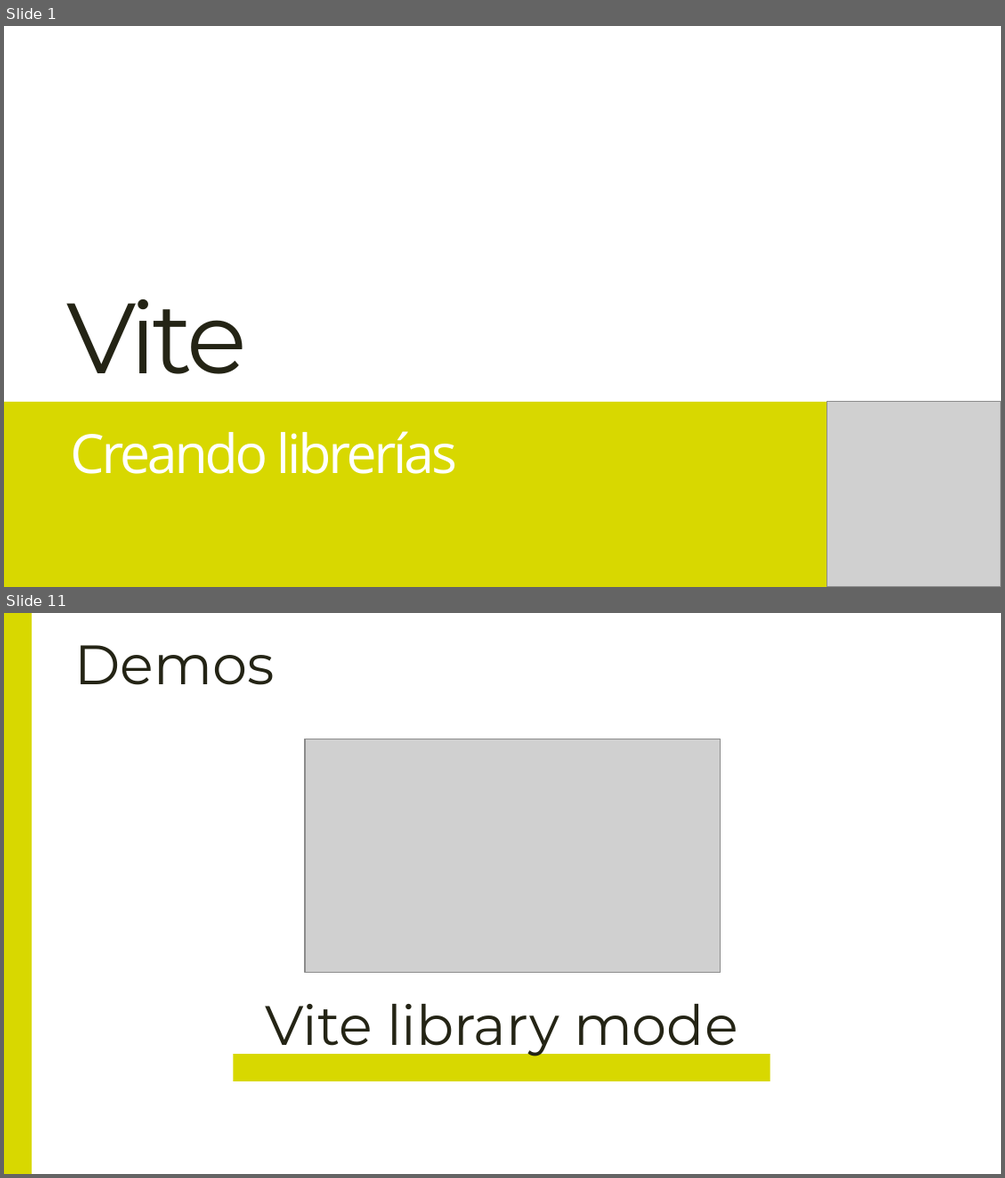
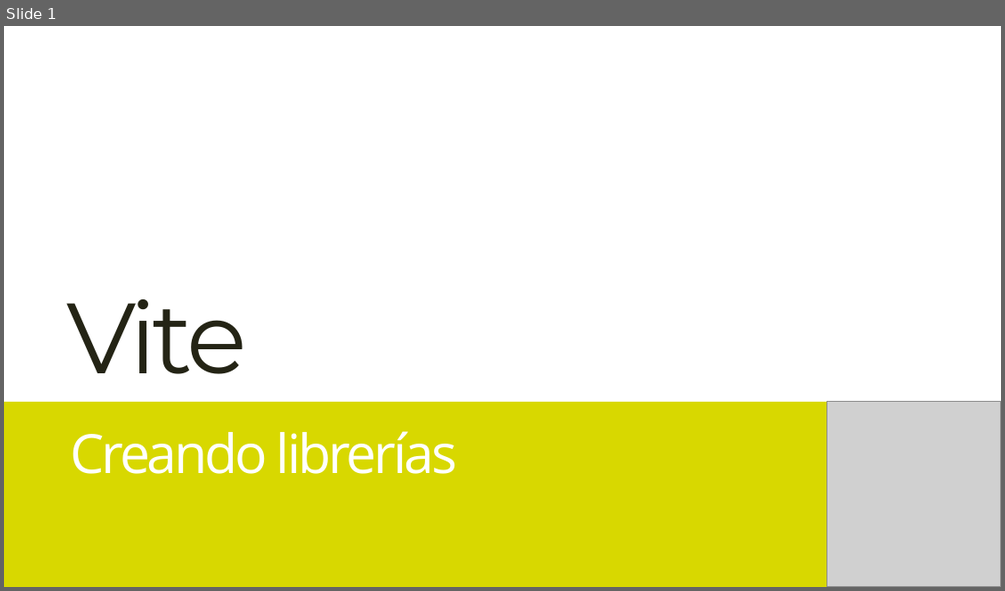
Before and after one commit to Lemoncode/master-frontend-lemoncode, a slide deck: 03-bundling/07-vite-lib/00-teoría/Creando librerías con Vite.pptx. Shown one above the other, each under a label of ours: slides 1 and 11 before the commit, slide 1 after it; the slides between them are not shown. The pictures are 1005x1178 and 1005x591 pixels, drawn with LibreOffice and Linux fonts; fonts in the diff are those of the drawing; grey boxes stand for pictures. Boxes give left, top, right and bottom in pixels: in the first picture for what was removed or moved away, otherwise in the second. Text is boxed around its words. In the diff, an @@ line names an element or a change of style, - is before the commit and + after.

Commit message:
update vite lib intro

```diff
--- a/03-bundling/07-vite-lib/00-teoría/Creando librerías con Vite.pptx
+++ b/03-bundling/07-vite-lib/00-teoría/Creando librerías con Vite.pptx
@@ slide 11 removed at (4,613,1001,1174), background #FFFFFF @@
@@ rectangle removed at (4,613,32,1173) @@
@@ title removed at (74,645,274,685) @@
-Demos
@@ picture removed at (305,738,720,972) @@
@@ text removed at (265,1004,738,1058) @@
-Vite library mode
@@ rectangle removed at (233,1054,770,1082) @@
```
Also in this commit, not shown: 8 slides changed, 3 slides added, 2 other slides removed, 1 other file.
